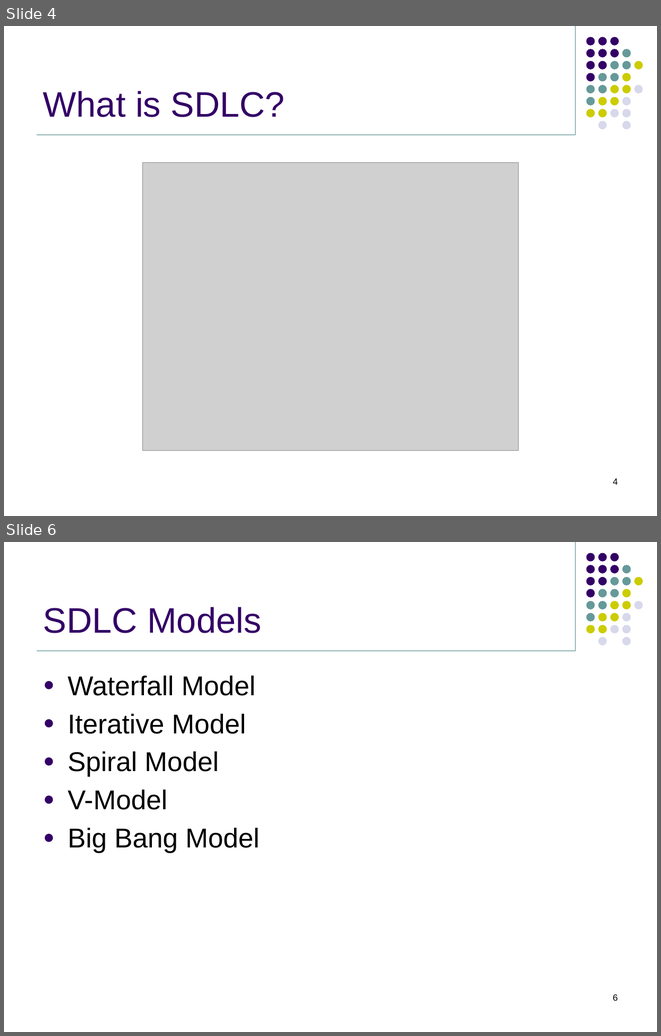
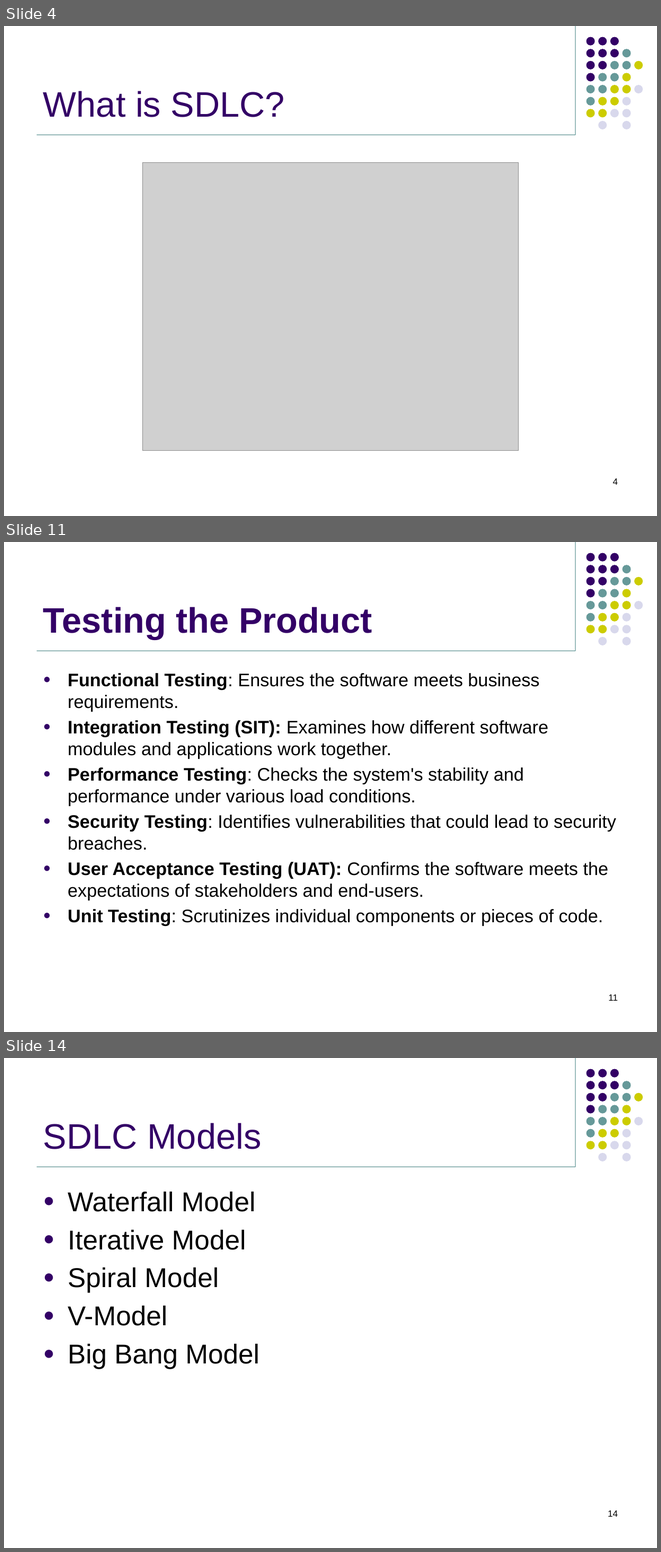
Before and after one commit to jasdhiratrevature/TrainingSlides, a slide deck: SLDC/SDLC.pptx. Shown one above the other, each under a label of ours: slides 4 and 6 before the commit, slides 4, 11 and 14 after it; the slides between them are not shown. The pictures are 661x1036 and 661x1552 pixels, drawn with LibreOffice and Linux fonts; fonts in the diff are those of the drawing; grey boxes stand for pictures; background and template pictures are left out. Boxes give left, top, right and bottom in pixels: in the first picture for what was removed or moved away, otherwise in the second. Text is boxed around its words. In the diff, an @@ line names an element or a change of style, - is before the commit and + after.

```diff
--- a/SLDC/SDLC.pptx
+++ b/SLDC/SDLC.pptx
@@ slide 11 added at (4, 542, 657, 1032), background #FFFFFF; not listed: 33 template elements that a slide beside it also shows @@
@@ title added at (43, 607, 372, 639), 39 pt, text #330066, bold @@
+Testing the Product
@@ text added at (68, 673, 616, 925), 20 pt, text #000000 @@
+● Functional Testing: Ensures the software meets business requirements.
+● Integration Testing (SIT): Examines how different software modules and applications work together.
+● Performance Testing: Checks the system's stability and performance under various load conditions.
+● Security Testing: Identifies vulnerabilities that could lead to security breaches.
+● User Acceptance Testing (UAT): Confirms the software meets the expectations of stakeholders and end-users.
+● Unit Testing: Scrutinizes individual components or pieces of code.
@@ page number added at (608, 994, 618, 1000), 10 pt, text #000000 @@
+11
@@ what was slide 6 is now slide 14 @@
@@ page number at (608, 1510, 618, 1516): text changed @@
-6
+14
```
Also in this commit, not shown: 1 slide changed, 15 other slides added.
